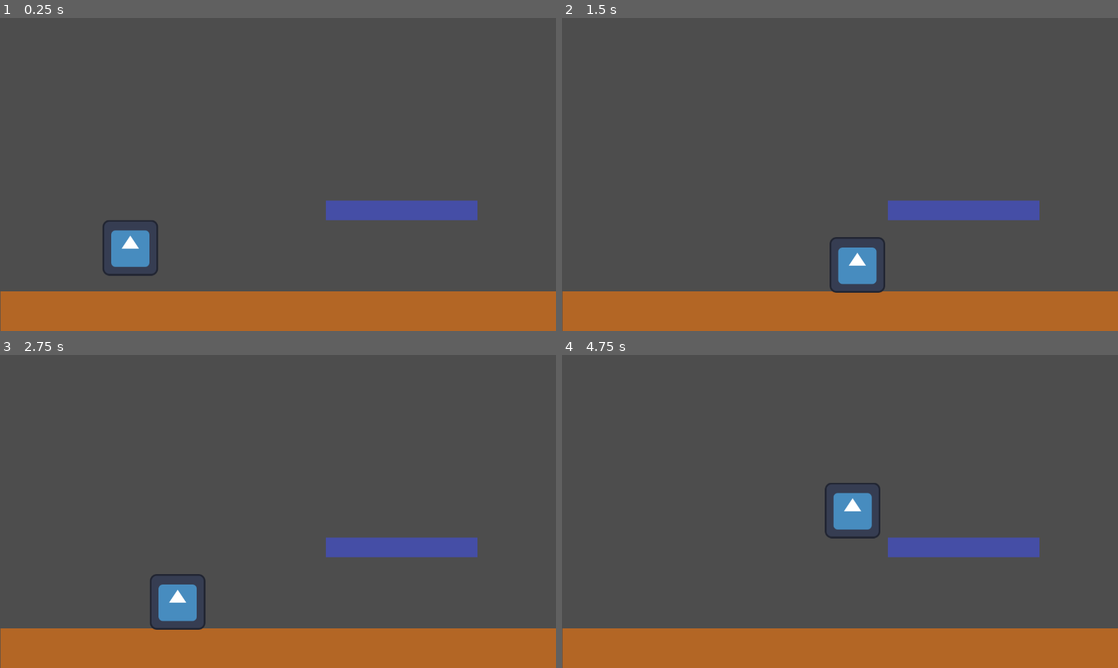
Above: before the commit, frames 1-4 (two rows, left to right).
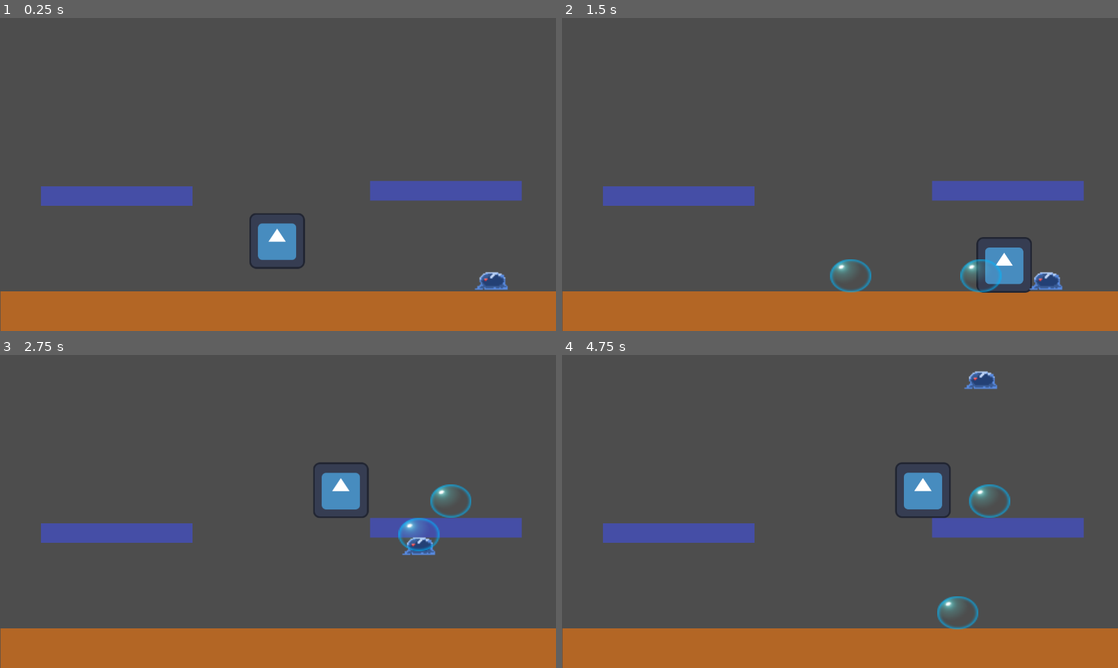
Above: after the commit, the same moments.

Repository: KrolPolski/Finnish-Game-Jam-2025
Game: Godot game, scene res://level.tscn
Same seed, same stepped clock (60 frames per second), same inputs: the game is played once before the commit and once after it. The engine's default icon, where the game draws it, is replaced by a stand-in: a white triangle on a blue panel in a dark square.
Inputs:
- Up to frame 1 (0.25 s): no input
- Up to frame 2 (1.5 s): hold D (move_right) from 0.53 s (still down); tap Space (drop_bubble, bound only after the commit) at 0.6, 1.35 s; tap W (climb_up) at 0.77 s
- Up to frame 3 (2.75 s): tap W (climb_up) at 1.52 s; release D (move_right) at 2.03 s; hold A (move_left) from 2.03 s (still down); tap Space (drop_bubble, bound only after the commit) at 2.1 s
- Up to frame 4 (4.75 s): release A (move_left) at 2.78 s; hold D (move_right) 2.78-4.28 s; tap Space (drop_bubble, bound only after the commit) at 2.85, 3.6, 4.35 s; tap W (climb_up) at 3.02, 3.77, 4.52 s; hold A (move_left) from 4.28 s (still down)

The runs differ from the first frame. In frame 1, 7.5% of the frame differs, in the area x 7-94%, y 52-87%; in frame 2, 7.9%; in frame 3, 7.5%; in frame 4, 8.2%, in the area x 7-94%, y 5-88%.

Commit message:
Added bubbles and their intercations with enemy

Diff:
--- /dev/null
+++ b/bubble.gd
@@ -0,0 +1,26 @@
+extends Area2D
+
+const SPEED = 300
+var spawn_pos : Vector2
+var dir
+
+# Called when the node enters the scene tree for the first time.
+func _ready() -> void:
+	global_position = spawn_pos
+	dir = 0
+	$'Timer'.start()
+
+
+# Called every frame. 'delta' is the elapsed time since the previous frame.
+func _process(delta: float) -> void:
+	position.y += dir * SPEED * delta
+
+
+func _on_timer_timeout() -> void:
+	queue_free()
+
+
+func _on_area_entered(area: Area2D) -> void:
+	if area.is_in_group("enemy"):
+		$'Timer'.stop()
+		dir = -1
--- /dev/null
+++ b/bubble.tscn
@@ -0,0 +1,29 @@
+[gd_scene load_steps=4 format=3 uid="uid://cx05tafwjurew"]
+
+[ext_resource type="Texture2D" uid="uid://lootb2wabas2" path="res://assets/sprites/bubble_1.png" id="1_plpnl"]
+[ext_resource type="Script" path="res://bubble.gd" id="1_s1ay2"]
+
+[sub_resource type="CircleShape2D" id="CircleShape2D_ntcyj"]
+radius = 3.89573
+
+[node name="Bubble" type="Area2D" groups=["bubble"]]
+position = Vector2(200, 108)
+scale = Vector2(2.96263, 2.38455)
+collision_layer = 4
+collision_mask = 8
+script = ExtResource("1_s1ay2")
+metadata/_edit_group_ = true
+
+[node name="Sprite2D" type="Sprite2D" parent="."]
+texture = ExtResource("1_plpnl")
+
+[node name="CollisionShape2D" type="CollisionShape2D" parent="."]
+shape = SubResource("CircleShape2D_ntcyj")
+
+[node name="Timer" type="Timer" parent="."]
+process_callback = 0
+wait_time = 2.0
+one_shot = true
+
+[connection signal="area_entered" from="." to="." method="_on_area_entered"]
+[connection signal="timeout" from="Timer" to="." method="_on_timer_timeout"]
--- /dev/null
+++ b/enemy.gd
@@ -0,0 +1,25 @@
+extends CharacterBody2D
+
+
+const SPEED = 300.0
+var move_dir
+var is_floating
+
+func _ready() -> void:
+	move_dir = -1 #just a test
+	is_floating = false
+
+func _physics_process(delta: float) -> void:
+
+	if !is_floating:
+		velocity.x = move_dir * SPEED
+	else:
+		velocity.y = -1 * SPEED
+	move_and_slide()
+
+
+func _on_area_2d_area_entered(area: Area2D) -> void:
+	if area.is_in_group("bubble"):
+		position.x += move_dir * 10
+		velocity.x = 0
+		is_floating = true
--- a/level.tscn
+++ b/level.tscn
@@ -1,7 +1,9 @@
-[gd_scene load_steps=8 format=3 uid="uid://lgynah0lnmuw"]
+[gd_scene load_steps=12 format=3 uid="uid://lgynah0lnmuw"]
 
 [ext_resource type="Script" path="res://player_movement.gd" id="1_2vfpm"]
-[ext_resource type="Texture2D" uid="uid://cbf01n8p11krm" path="res://icon.svg" id="1_hfpfo"]
+[ext_resource type="Texture2D" uid="uid://b17hp0a0fdgug" path="res://icon.svg" id="1_hfpfo"]
+[ext_resource type="Script" path="res://enemy.gd" id="3_65rvq"]
+[ext_resource type="Texture2D" uid="uid://4vkbeh3uf3fd" path="res://assets/sprites/slime-idle-0.png" id="3_b1o4j"]
 
 [sub_resource type="RectangleShape2D" id="RectangleShape2D_f8xtw"]
 size = Vector2(1289.25, 90)
@@ -18,9 +20,16 @@
 [sub_resource type="RectangleShape2D" id="RectangleShape2D_0b4oe"]
 size = Vector2(123, 120.5)
 
+[sub_resource type="RectangleShape2D" id="RectangleShape2D_pdqsx"]
+size = Vector2(77.5, 41.75)
+
+[sub_resource type="RectangleShape2D" id="RectangleShape2D_u3t38"]
+size = Vector2(12.1875, 11.2188)
+
 [node name="Level" type="Node2D"]
 
 [node name="Floor" type="StaticBody2D" parent="."]
+metadata/_edit_group_ = true
 
 [node name="CollisionShape2D" type="CollisionShape2D" parent="Floor"]
 position = Vector2(645.375, 677)
@@ -34,11 +43,12 @@
 color = Color(0.70397, 0.401718, 0.144034, 1)
 
 [node name="Platform" type="ColorRect" parent="."]
-offset_left = 750.0
-offset_top = 420.0
-offset_right = 1099.0
-offset_bottom = 465.0
+offset_left = 852.0
+offset_top = 375.0
+offset_right = 1201.0
+offset_bottom = 420.0
 color = Color(0.270675, 0.306784, 0.651463, 1)
+metadata/_edit_group_ = true
 
 [node name="StaticBody2D" type="StaticBody2D" parent="Platform"]
 collision_layer = 2
@@ -62,10 +72,41 @@
 shape = SubResource("RectangleShape2D_2epem")
 debug_color = Color(0.868578, 0.284712, 0.536521, 0.42)
 
+[node name="Platform2" type="ColorRect" parent="."]
+offset_left = 94.0
+offset_top = 387.0
+offset_right = 443.0
+offset_bottom = 432.0
+color = Color(0.270675, 0.306784, 0.651463, 1)
+metadata/_edit_group_ = true
+
+[node name="StaticBody2D" type="StaticBody2D" parent="Platform2"]
+collision_layer = 2
+
+[node name="CollisionShape2D" type="CollisionShape2D" parent="Platform2/StaticBody2D"]
+position = Vector2(175, 23)
+shape = SubResource("RectangleShape2D_s1x70")
+
+[node name="Under_platform" type="Area2D" parent="Platform2" groups=["under_platform"]]
+position = Vector2(177, 118)
+
+[node name="CollisionShape2D" type="CollisionShape2D" parent="Platform2/Under_platform" groups=["under_platform"]]
+position = Vector2(-1, -16)
+shape = SubResource("RectangleShape2D_qnqob")
+
+[node name="Over_platform" type="Area2D" parent="Platform2" groups=["over_platform"]]
+position = Vector2(175, -54)
+
+[node name="CollisionShape2D" type="CollisionShape2D" parent="Platform2/Over_platform" groups=["over_platform"]]
+position = Vector2(-2, 10)
+shape = SubResource("RectangleShape2D_2epem")
+debug_color = Color(0.868578, 0.284712, 0.536521, 0.42)
+
 [node name="Player" type="CharacterBody2D" parent="."]
-position = Vector2(300, 500)
+position = Vector2(638, 484)
 collision_mask = 3
 script = ExtResource("1_2vfpm")
+metadata/_edit_group_ = true
 
 [node name="Sprite2D" type="Sprite2D" parent="Player"]
 texture = ExtResource("1_hfpfo")
@@ -79,5 +120,29 @@
 position = Vector2(0.5, -0.25)
 shape = SubResource("RectangleShape2D_0b4oe")
 
+[node name="Enemy" type="CharacterBody2D" parent="." groups=["enemy"]]
+position = Vector2(1206, 605)
+collision_layer = 8
+collision_mask = 15
+script = ExtResource("3_65rvq")
+metadata/_edit_group_ = true
+
+[node name="Sprite2D" type="Sprite2D" parent="Enemy"]
+position = Vector2(3.05176e-05, -13)
+scale = Vector2(2.6875, 2.86)
+texture = ExtResource("3_b1o4j")
+
+[node name="CollisionShape2D" type="CollisionShape2D" parent="Enemy" groups=["enemy"]]
+shape = SubResource("RectangleShape2D_pdqsx")
+
+[node name="Area2D" type="Area2D" parent="Enemy" groups=["enemy"]]
+collision_layer = 8
+collision_mask = 15
+
+[node name="CollisionShape2D" type="CollisionShape2D" parent="Enemy/Area2D"]
+position = Vector2(2, 0)
+shape = SubResource("RectangleShape2D_u3t38")
+
 [connection signal="area_entered" from="Player/player_area" to="Player" method="_on_player_area_area_entered"]
 [connection signal="area_exited" from="Player/player_area" to="Player" method="_on_player_area_area_exited"]
+[connection signal="area_entered" from="Enemy/Area2D" to="Enemy" method="_on_area_2d_area_entered"]
--- a/player_movement.gd
+++ b/player_movement.gd
@@ -3,10 +3,14 @@
 
 const SPEED = 400.0
 const CLIMB_VELOCITY = -600.0
+
 var is_under_platform
 var is_over_platform
 var is_climbing
 var climb_dir
+
+var bubble_preload = preload("res://bubble.tscn")
+@onready var main = get_tree().get_root().get_node("Level")
 
 func _ready() -> void:
 	is_under_platform = false
@@ -26,6 +30,15 @@
 	elif Input.is_action_just_pressed("climb_down") and is_over_platform and !is_climbing:
 		is_climbing = true
 		climb_dir = -1
+
+	if Input.is_action_just_pressed("drop_bubble") and !is_climbing and is_on_floor():
+		var instance = bubble_preload.instantiate()
+		instance.spawn_pos.x = global_position.x
+		instance.spawn_pos.y = global_position.y + 25
+		instance.add_to_group("bubble")
+		main.add_child.call_deferred(instance)
+
+
 
 	# Get the input direction and handle the movement/deceleration.
 	# As good practice, you should replace UI actions with custom gameplay actions.
@@ -47,23 +60,19 @@
 func _on_player_area_area_entered(area: Area2D) -> void:
 	if area.is_in_group("under_platform"):
 		is_under_platform = true
-		print("ENTERED UNDER")
 	if area.is_in_group("over_platform"):
 		is_over_platform = true
-		print("ENTERED OVER")
 
 
 func _on_player_area_area_exited(area: Area2D) -> void:
 	if area.is_in_group("under_platform"):
 		is_under_platform = false
-		print("EXITED UNDER")
 		if is_climbing:
 			velocity.y = 0
 			is_climbing = false
 			set_collision_mask_value(2, true)
 	if area.is_in_group("over_platform"):
 		is_over_platform = false
-		print("EXITED OVER")
 		if is_climbing:
 			velocity.y = 0
 			is_climbing = false
--- a/project.godot
+++ b/project.godot
@@ -19,6 +19,10 @@
 
 window/size/viewport_width=1280
 window/size/viewport_height=720
+
+[dotnet]
+
+project/assembly_name="The Lab Incident"
 
 [input]
 
@@ -42,10 +46,11 @@
 "events": [Object(InputEventKey,"resource_local_to_scene":false,"resource_name":"","device":-1,"window_id":0,"alt_press …(192 unchanged characters)…
 ]
 }
-
-[dotnet]
-
-project/assembly_name="The Lab Incident"
+drop_bubble={
+"deadzone": 0.5,
+"events": [Object(InputEventKey,"resource_local_to_scene":false,"resource_name":"","device":-1,"window_id":0,"alt_pressed":false,"shift_pressed":false,"ctrl_pressed":false,"meta_pressed":false,"pressed":false,"keycode":0,"physical_keycode":32,"key_label":0,"unicode":32,"location":0,"echo":false,"script":null)
+]
+}
 
 [rendering]
 
Binary file added: assets/sprites/bubble_1.png
Binary file added: assets/sprites/slime-idle-0.png
